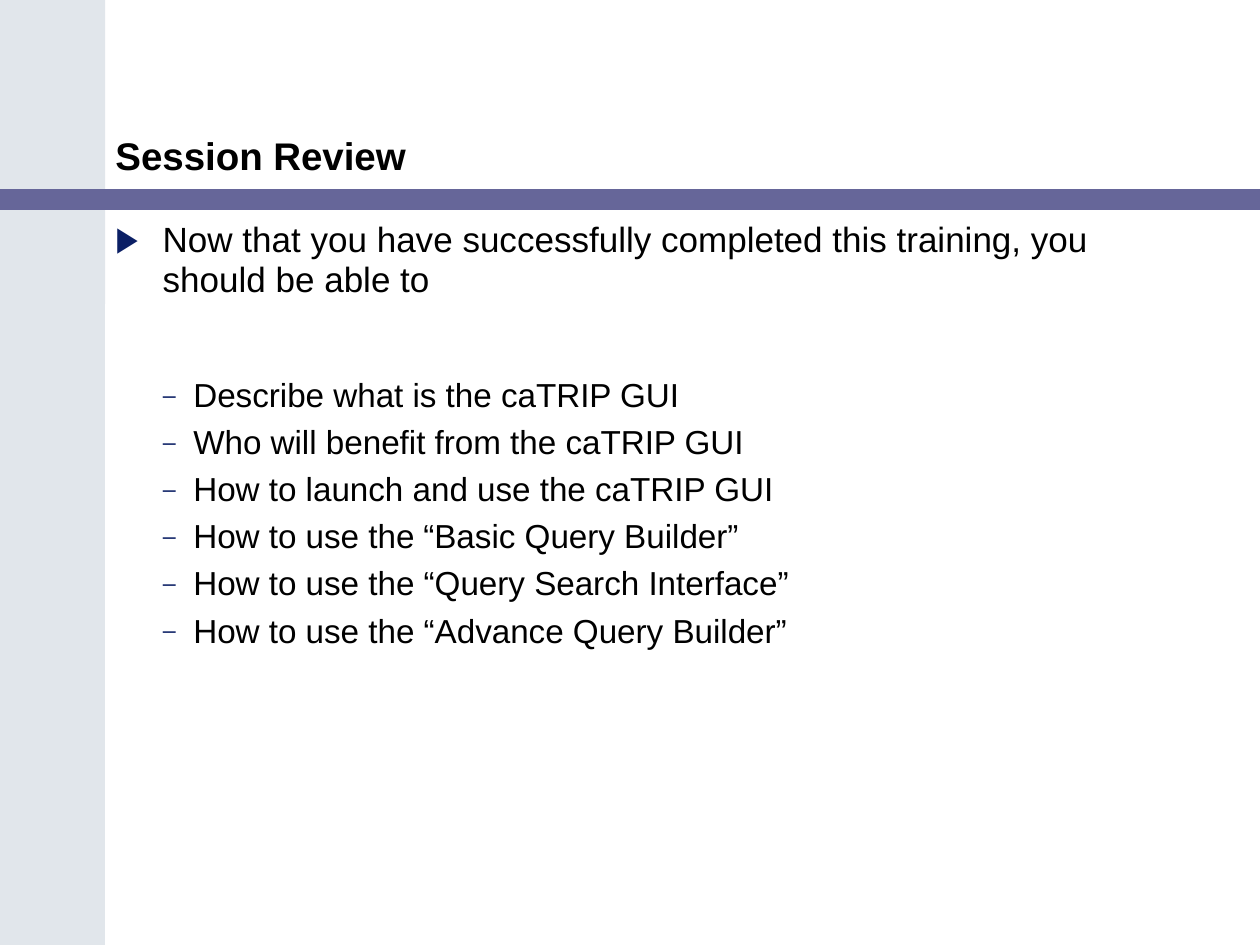
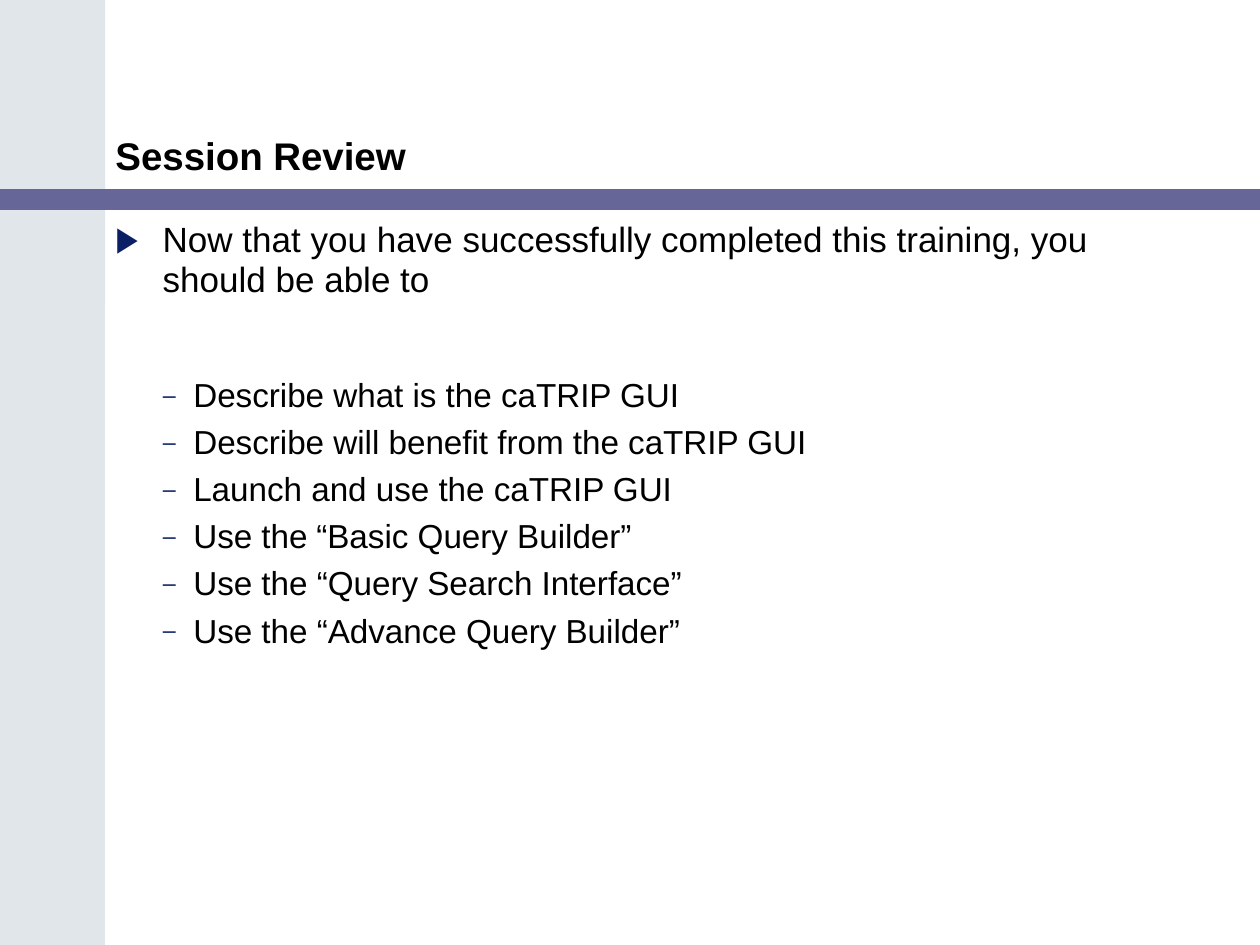
Before and after one commit to NCIP/catrip, a slide deck: slide 44 of catrip/documentation/training/caTRIP_Training_Module.ppt (slide 32 before the commit). Drawn at 1260x945 pixels with LibreOffice and Linux fonts; fonts in the diff are those of the drawing. Boxes give left, top, right and bottom in pixels: in the first picture for what was removed or moved away, otherwise in the second. Text is boxed around its words. In the diff, an @@ line names an element or a change of style, - is before the commit and + after.

```diff
--- a/catrip/documentation/training/caTRIP_Training_Module.ppt
+++ b/catrip/documentation/training/caTRIP_Training_Module.ppt
@@ text at (x1=193, y1=430, x2=806, y2=649): text changed @@
-  – Who will benefit from the caTRIP GUI
-  – How to launch and use the caTRIP GUI
-  – How to use the “Basic Query Builder”
-  – How to use the “Query Search Interface”
-  – How to use the “Advance Query Builder”
+  – Describe will benefit from the caTRIP GUI
+  – Launch and use the caTRIP GUI
+  – Use the “Basic Query Builder”
+  – Use the “Query Search Interface”
+  – Use the “Advance Query Builder”
```
Also in this commit, not shown: 20 other slides changed, 18 slides added, 6 slides removed.
